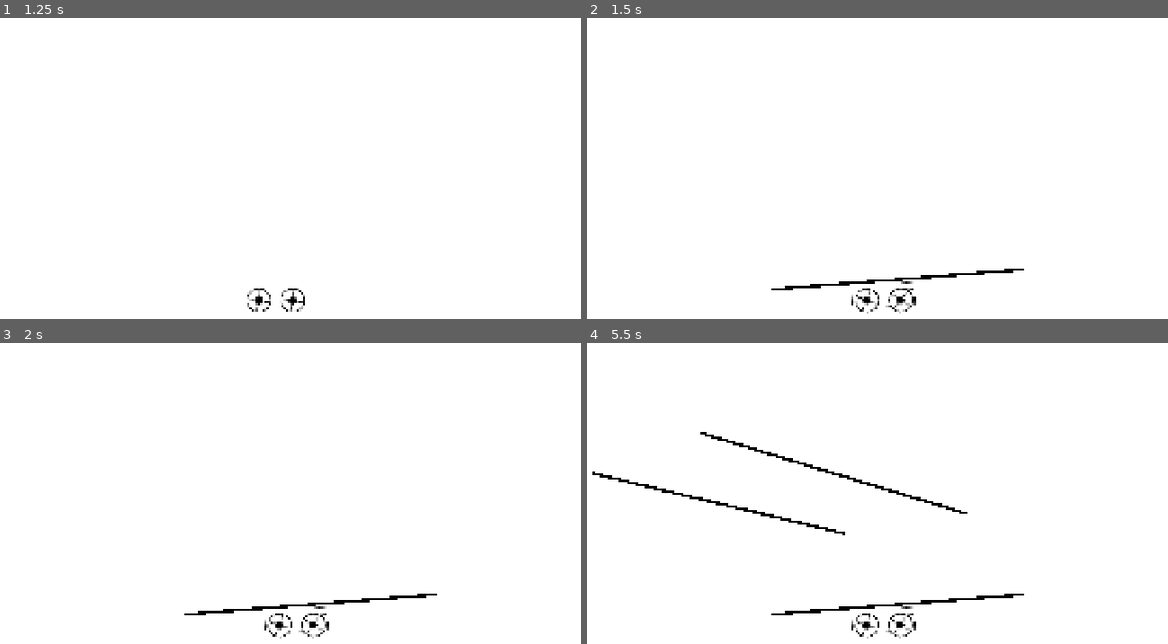
Above: before the commit, frames 1-4 (two rows, left to right).
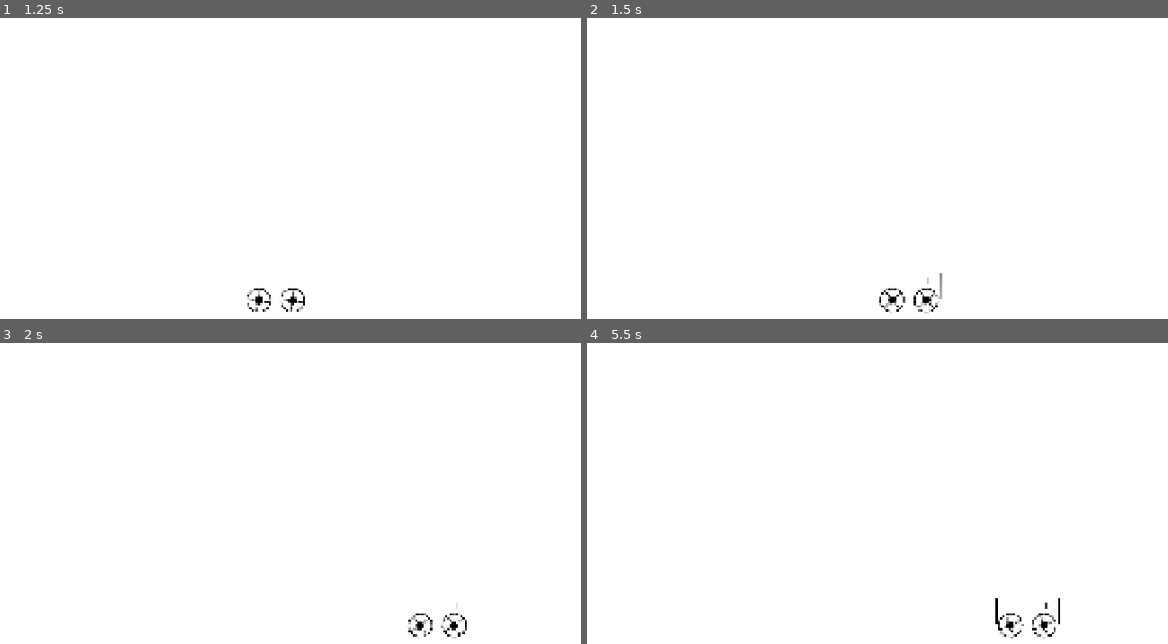
Above: after the commit, the same moments.

Repository: alanmelloni97/godot-template
Game: Godot game, scene res://z_tests/draw_test.tscn
Two runs of this game, one before a commit and one after it. Both use one fixed random seed, a clock stepped at 60 frames per second and the inputs below. This scene is started directly instead of the project's main scene.
Inputs (mouse positions are in pixels of both pictures, inside the frame that each line leads up to):
- Up to frame 1 (1.25 s): move the mouse to (185, 288) at 0.52 s; press the mouse at (185, 288) at 0.53 s; hold W (accelerate) from 0.53 s (still down)
- Up to frame 2 (1.5 s): keep holding W (accelerate); move the mouse to (1022, 267) at 1.27 s; release the mouse at (1022, 267) at 1.28 s; click (1022, 267) at 1.35 s
- Up to frame 3 (2 s): keep holding W (accelerate)
- Up to frame 4 (5.5 s): move the mouse to (592, 472) at 2.02 s; release W (accelerate) at 2.03 s; press the mouse at (592, 472) at 2.03 s; hold S (brake) 2.03-4.28 s; tap I at 2.1, 4.35 s; move the mouse to (842, 532) at 2.77 s; release the mouse at (842, 532) at 2.78 s; click (842, 532) at 2.85 s; move the mouse to (703, 433) at 3.52 s; press the mouse at (703, 433) at 3.53 s; move the mouse to (964, 514) at 4.27 s; release the mouse at (964, 514) at 4.28 s; hold W (accelerate) from 4.28 s (still down); click (964, 514) at 4.55 s; move the mouse to (662, 553) at 5.02 s; press the mouse at (662, 553) at 5.03 s

Frame 1 is identical in both runs. In frame 2, 1.0% of the frame differs, in the area x 31-76%, y 83-99%; in frame 3, 1.0%; in frame 4, 2.0%, in the area x 0-82%, y 29-99%.
Error after the commit: Cannot call method 'has_overlapping_bodies' on a null value. (res://game_logic/mouse_painter/mouse_painter.gd:45)

Commit message:
now drwaing stops in collisions

Diff:
--- a/game_logic/level/level.tscn
+++ b/game_logic/level/level.tscn
@@ -4,6 +4,10 @@
 [ext_resource type="PackedScene" uid="uid://d3e46twcei605" path="res://game_logic/vehicle/vehicle.tscn" id="2_3qttp"]
 [ext_resource type="PackedScene" uid="uid://dcln0f8nou1u7" path="res://game_logic/mouse_painter/line.tscn" id="2_7i0e5"]
 [ext_resource type="Texture2D" uid="uid://svrg2r0m212r" path="res://assets/tileset/sheet.png" id="3_3qttp"]
+[ext_resource type="Script" uid="uid://bfw2xskpytgek" path="res://components/mouse_follower/mouse_follower.gd" id="3_guxw8"]
+
+[sub_resource type="CircleShape2D" id="CircleShape2D_b7sxp"]
+radius = 2.0
 
 [sub_resource type="TileSetAtlasSource" id="TileSetAtlasSource_7i0e5"]
 texture = ExtResource("3_3qttp")
@@ -88,10 +92,22 @@
 
 [node name="Level" type="Node2D" unique_id=898447591]
 
-[node name="MousePainter" type="Node" parent="." unique_id=762700113 node_paths=PackedStringArray("map")]
+[node name="MousePainter" type="Node" parent="." unique_id=762700113 node_paths=PackedStringArray("map", "mouse_detector")]
 script = ExtResource("1_y6m4d")
 map = NodePath("..")
 line = ExtResource("2_7i0e5")
+mouse_detector = NodePath("../MouseFollower/MouseDetector")
+
+[node name="MouseFollower" type="Node" parent="." unique_id=39241476]
+
+[node name="MouseDetector" type="Area2D" parent="MouseFollower" unique_id=1139076505 node_paths=PackedStringArray("object")]
+collision_layer = 0
+collision_mask = 5
+script = ExtResource("3_guxw8")
+object = NodePath(".")
+
+[node name="CollisionShape2D" type="CollisionShape2D" parent="MouseFollower/MouseDetector" unique_id=1895995038]
+shape = SubResource("CircleShape2D_b7sxp")
 
 [node name="Vehicle" parent="." unique_id=1312619414 instance=ExtResource("2_3qttp")]
 position = Vector2(100, 150)
--- a/game_logic/mouse_painter/mouse_painter.gd
+++ b/game_logic/mouse_painter/mouse_painter.gd
@@ -1,38 +1,73 @@
 extends Node
+
 class_name MousePainter
 
 signal added_point()
 signal added_line()
+signal cant_start_line()
+signal cant_continue_line()
+
+enum State { IDLE, DRAWING, BLOCKED}
+
+@export var map: Node2D
+@export var line: PackedScene
+@export var mouse_detector: Area2D
+@export var POINT_DISTANCE: float = 10
+var last_point: Vector2
+var current_static_body: StaticBody2D
+var points_placed: int = 1
+var state: State = State.IDLE
+
+func _ready() -> void:
+	_add_static_body.call_deferred()
+
+func _physics_process(delta: float) -> void:
+	print(points_placed)
+	var mouse_pos: Vector2 = map.get_global_mouse_position()
+	if state == State.IDLE:
+		if Input.is_action_just_pressed("draw"):
+			try_start_line(mouse_pos)
+			return
+		elif Input.is_action_pressed("draw"):
+			try_placement(mouse_pos)
+	elif state == State.DRAWING:
+		if Input.is_action_just_released("draw"):
+			finish_line()
+			state = State.IDLE
+			return
+		try_placement(mouse_pos)
+	elif state == State.BLOCKED:
+		if Input.is_action_just_released("draw"):
+			state = State.IDLE
 
 
-@export var POINT_DISTANCE: float = 10
-@export var map: Node2D
-@export var line: PackedScene
-var last_point: Vector2
-var current_static_body: StaticBody2D = StaticBody2D.new()
-var points_placed: int = 1
-var is_painting: bool
+func try_start_line(mouse_pos: Vector2):
+	if mouse_detector.has_overlapping_bodies():
+		cant_start_line.emit()
+		return
+	last_point = mouse_pos
+	try_placement(mouse_pos)
 
-func _ready() -> void:
-	map.add_child.call_deferred(current_static_body)
 
-# TODO: parar linea cuando se encuentra con un rigidbody
-func _unhandled_input(_event: InputEvent) -> void:
-	var mouse_pos: Vector2 = map.get_global_mouse_position()
-	if Input.is_action_just_pressed("draw"):
-		last_point = mouse_pos
-	elif Input.is_action_just_released("draw"):
-		finish_collider()
-	if not Input.is_action_pressed("draw"):
-		return
+
+func try_placement(mouse_pos: Vector2) -> bool:
+	if mouse_detector.has_overlapping_bodies():
+		print(mouse_detector.get_overlapping_bodies())
+		cant_continue_line.emit()
+		finish_line()
+		state = State.BLOCKED
+		return false
 	var mouse_distance: float = last_point.distance_to(mouse_pos)
 	if mouse_distance > POINT_DISTANCE:
-		place_collider(last_point, mouse_pos)
-		draw_line(last_point, mouse_pos)
+		place_line_collider(last_point, mouse_pos)
+		draw_segment(last_point, mouse_pos)
 		last_point = mouse_pos
+		state = State.DRAWING
+		return true
+	return false
 
 
-func place_collider(a: Vector2, b: Vector2):
+func place_line_collider(a: Vector2, b: Vector2):
 	var new_collision_shape: CollisionShape2D = CollisionShape2D.new()
 	var new_segment: SegmentShape2D = SegmentShape2D.new()
 	new_segment.a = a
@@ -40,19 +75,23 @@
 	new_collision_shape.shape = new_segment
 	current_static_body.add_child(new_collision_shape)
 	points_placed += 1
-	is_painting = true
 	added_point.emit()
 
 
-func draw_line(a: Vector2, b: Vector2):
+func draw_segment(a: Vector2, b: Vector2):
 	var new_line: Line2D = line.instantiate()
 	new_line.add_point(a)
 	new_line.add_point(b)
 	add_child(new_line)
 
 
-func finish_collider():
+func finish_line():
+	_add_static_body()
+	added_line.emit()
+
+
+func _add_static_body():
 	current_static_body = StaticBody2D.new()
+	current_static_body.set_collision_layer_value(1, false)
+	current_static_body.set_collision_layer_value(2, true)
 	map.add_child(current_static_body)
-	is_painting = false
-	added_line.emit()
--- a/game_logic/vehicle/vehicle.tscn
+++ b/game_logic/vehicle/vehicle.tscn
@@ -8,6 +8,8 @@
 size = Vector2(104, 46)
 
 [node name="Vehicle" type="RigidBody2D" unique_id=1312619414]
+collision_layer = 4
+collision_mask = 7
 
 [node name="MovementController" type="Node" parent="." unique_id=278805211 node_paths=PackedStringArray("wheels")]
 script = ExtResource("1_47aer")
@@ -30,6 +32,8 @@
 softness = 0.5
 
 [node name="WheelL" parent="PinJointL" unique_id=861032443 instance=ExtResource("2_oe22b")]
+collision_layer = 4
+collision_mask = 7
 
 [node name="PinJointR" type="PinJoint2D" parent="." unique_id=1827734806]
 position = Vector2(28, 25)
@@ -38,3 +42,5 @@
 softness = 0.5
 
 [node name="WheelR" parent="PinJointR" unique_id=2124128944 instance=ExtResource("2_oe22b")]
+collision_layer = 4
+collision_mask = 7
--- a/project.godot
+++ b/project.godot
@@ -69,6 +69,12 @@
 ]
 }
 
+[layer_names]
+
+2d_physics/layer_1="wall"
+2d_physics/layer_2="drawing"
+2d_physics/layer_3="vehicle"
+
 [physics]
 
 3d/physics_engine="Jolt Physics"
